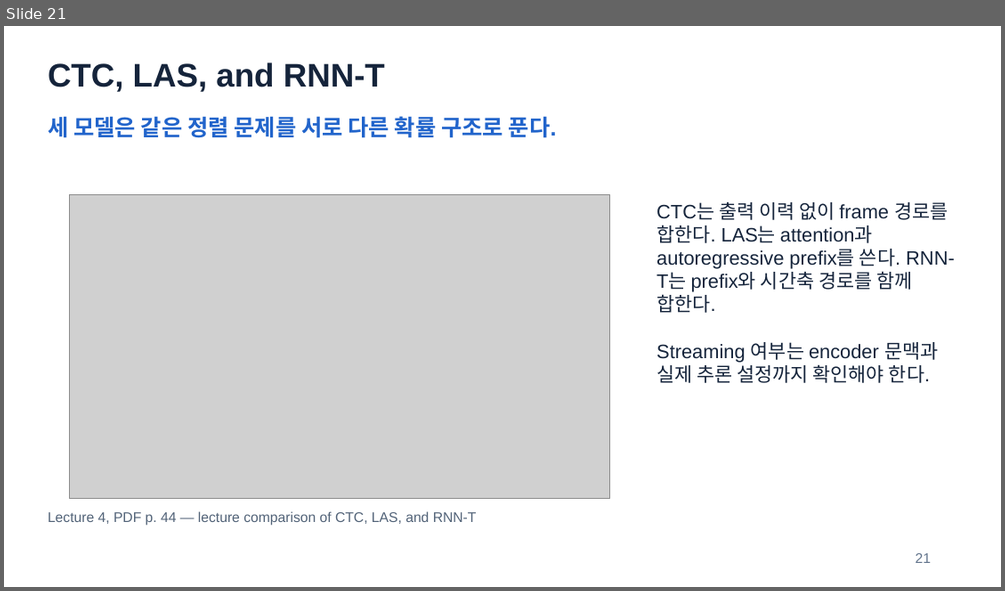
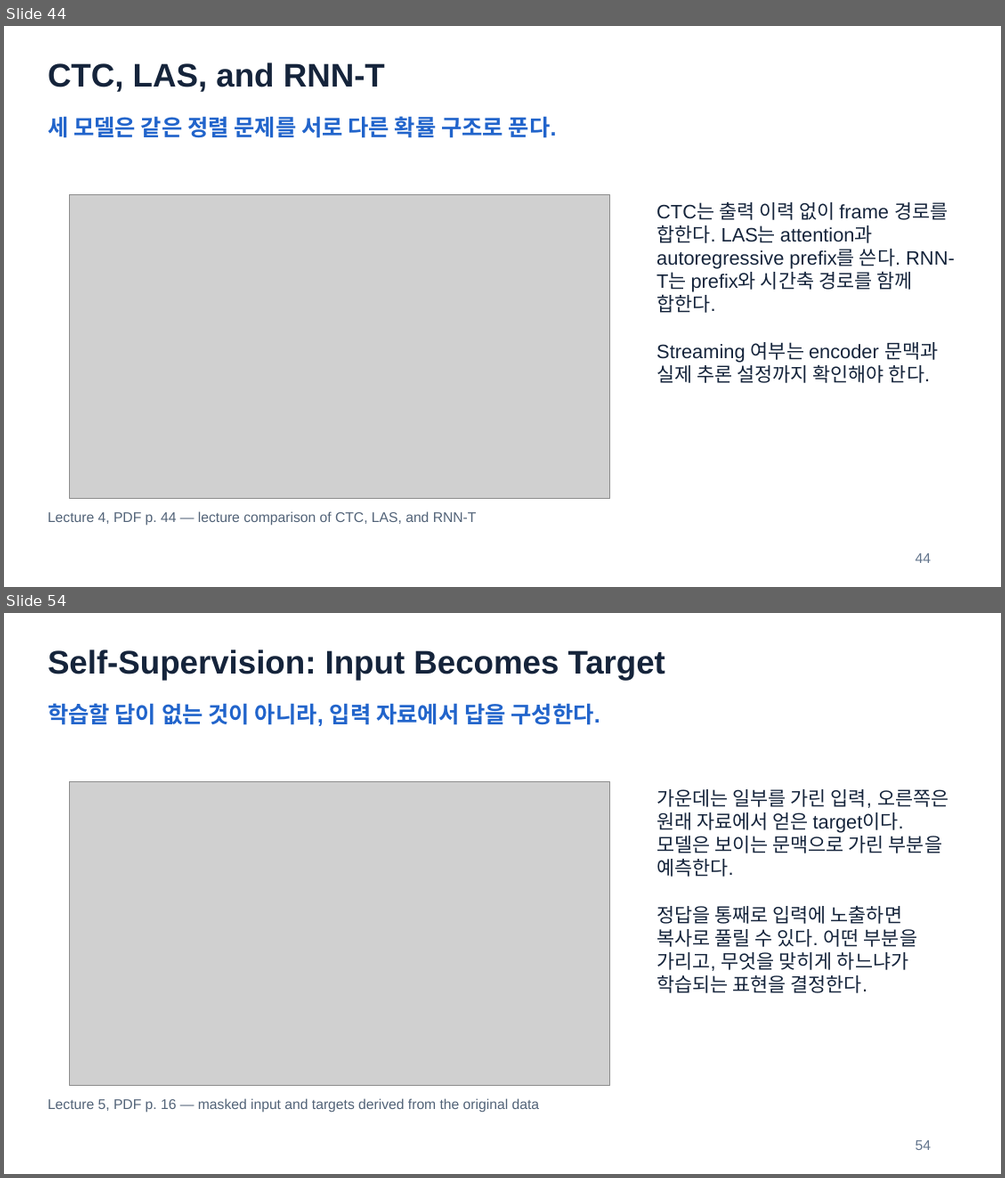
Before and after one commit to HyeonWooNa0861/HyeonWooNa0861.github.io, a slide deck: assets/presentations/study/speech-and-audio-recognition/sar-midterm-review-slides.pptx. Shown one above the other, each under a label of ours: slide 21 before the commit, slides 44 and 54 after it; the slides between them are not shown. The pictures are 1005x591 and 1005x1178 pixels, drawn with LibreOffice and Linux fonts; fonts in the diff are those of the drawing; grey boxes stand for pictures. Boxes give left, top, right and bottom in pixels: in the first picture for what was removed or moved away, otherwise in the second. Text is boxed around its words. In the diff, an @@ line names an element or a change of style, - is before the commit and + after.

```diff
--- a/assets/presentations/study/speech-and-audio-recognition/sar-midterm-review-slides.pptx
+++ b/assets/presentations/study/speech-and-audio-recognition/sar-midterm-review-slides.pptx
@@ slide 54 added at bbox=[4, 613, 1001, 1174], background #FFFFFF @@
@@ text added at bbox=[48, 649, 665, 680], 31.5 pt, text #15243B, bold @@
+Self-Supervision: Input Becomes Target
@@ text added at bbox=[48, 703, 600, 726], 21.8 pt, text #2164CB, bold @@
+학습할 답이 없는 것이 아니라, 입력 자료에서 답을 구성한다.
@@ picture added at bbox=[70, 781, 610, 1085] @@
@@ text added at bbox=[656, 789, 948, 993], 18.8 pt, text #15243B @@
+가운데는 일부를 가린 입력, 오른쪽은 원래 자료에서 얻은 target이다. 모델은 보이는 문맥으로 가린 부분을 예측한다.
+정답을 통째로 입력에 노출하면 복사로 풀릴 수 있다. 어떤 부분을 가리고, 무엇을 맞히게 하느냐가 학습되는 표현을 결정한다.
@@ text added at bbox=[48, 1098, 540, 1112], 13.5 pt, text #526378 @@
+Lecture 5, PDF p. 16 — masked input and targets derived from the original data
@@ text added at bbox=[915, 1140, 930, 1150], 13.5 pt, text #62748C @@
+54
@@ what was slide 21 is now slide 44 @@
@@ slide 44 changed as well @@
@@ text at bbox=[915, 553, 930, 563]: text changed @@
-21
+44
```
Also in this commit, not shown: 9 other slides changed, 36 other slides added, 2 other files.
